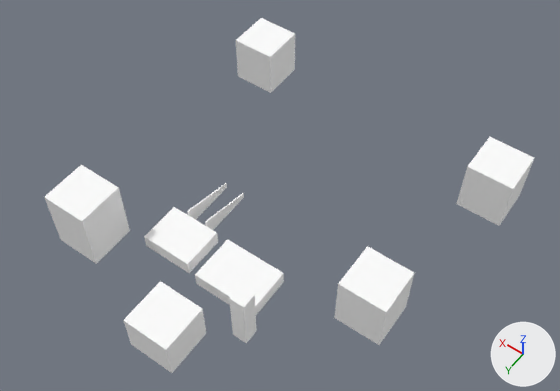
An edit to the OBJ model Games/GuruttoWorld/Assets/Models/StreetJourney/Baked/Block-2-7.obj, drawn before and after from the same camera.
Camera for both pictures: a 50 mm camera at (-52.3, 133.5, 127.8) aimed at (1.9, 57.7, 8.7). Lighting does not change. The marker at lower right points along +X, +Y and +Z. The older version comes first. Where no turn or scale is listed for an object, it has been applied to the vertices. Vertices at exactly the same position are counted once.

The first picture shows 'Block-2-7'.
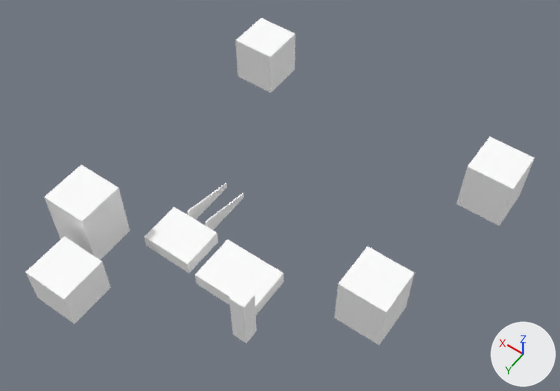
The change, as a list of edits to the scene's bpy script:
```text
Change me_block_2_7:
    used by ob_block_2_7; location = (0.0, 0.0, 0.0)
    remove me_block_2_7.from_pydata(...)  # 256 vertices, 192 faces; spans x -34.8..34.8, y 19.1..95.8, z 0.0..14.0
    add me_block_2_7.from_pydata(...)  # 256 vertices, 192 faces; spans x -34.8..34.8, y 19.1..98.8, z 0.0..14.0
    me_block_2_7 part 1: the loose piece of 8 vertices spanning x -1.9..7.8, y 86.2..95.8, z 0.0..9.0 is moved by (21.0, 3.0, 0.0)
```

Changed parts and their boxes (x1, y1, x2, y2) in the pictures (560 x 391 px; the box of a moved part takes in the faces that stretch with it):
'Block-2-7', reshaped (8% shorter): before (44, 18, 534, 373); after (26, 18, 534, 345)
part 1 of me_block_2_7, moved or reshaped: before (123, 281, 206, 373); after (26, 236, 111, 324)
